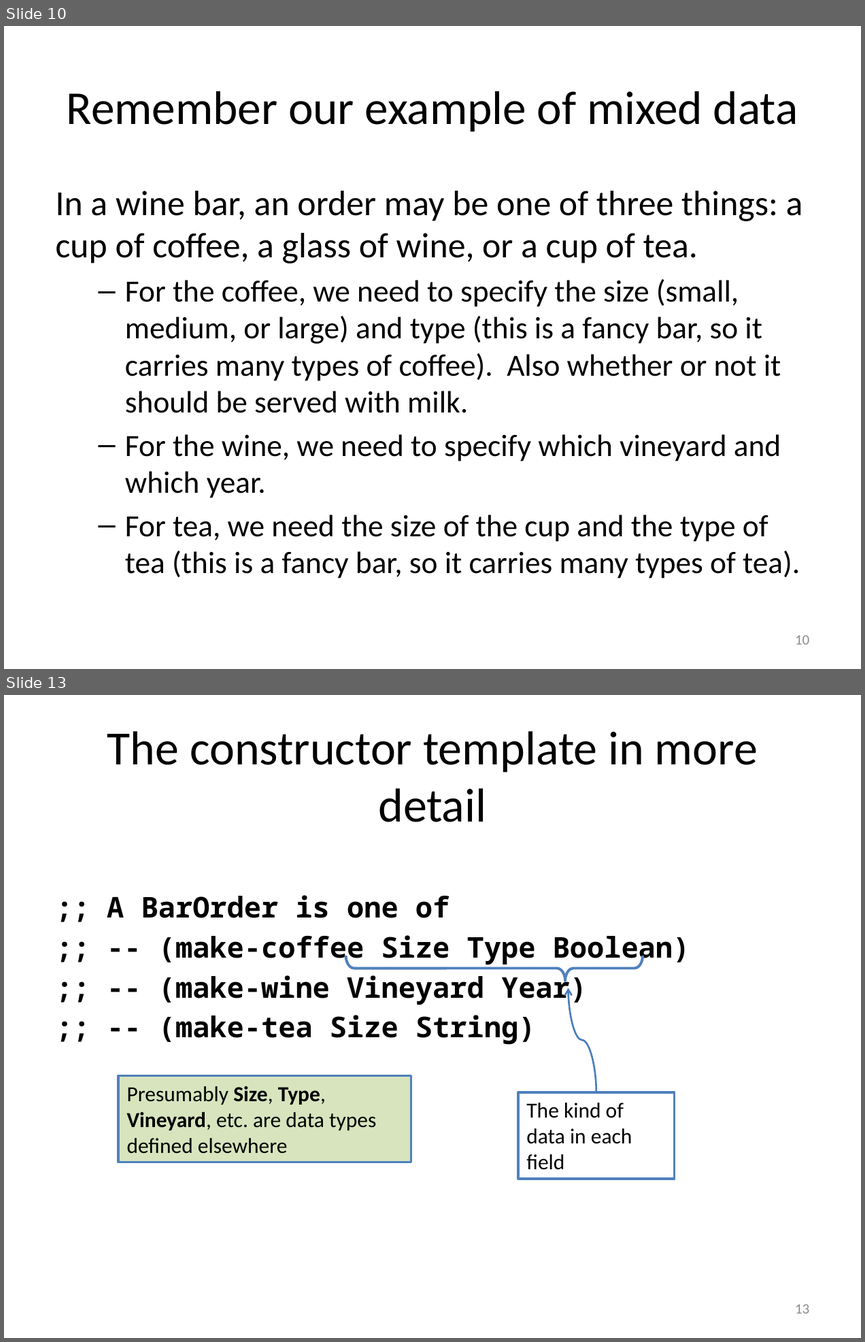
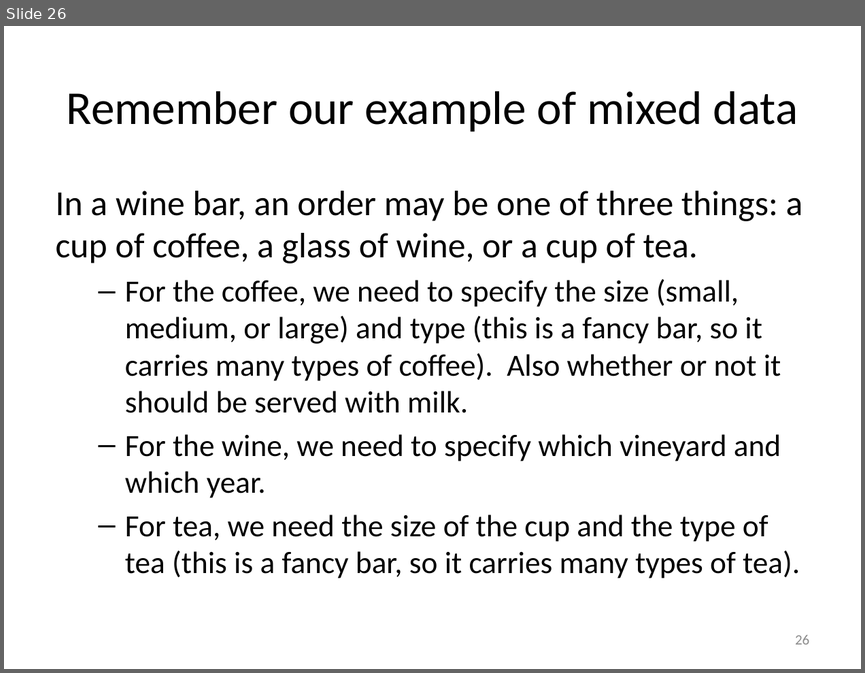
Before and after one commit to mwand/cs5010f17, a slide deck: Slides/Lesson 1.3 The Data Design Recipe.pptx. Shown one above the other, each under a label of ours: slides 10 and 13 before the commit, slide 26 after it; the slides between them are not shown. The pictures are 865x1342 and 865x673 pixels, drawn with LibreOffice and Linux fonts; fonts in the diff are those of the drawing. Boxes give left, top, right and bottom in pixels: in the first picture for what was removed or moved away, otherwise in the second. Text is boxed around its words. In the diff, an @@ line names an element or a change of style, - is before the commit and + after.

```diff
--- a/Slides/Lesson 1.3 The Data Design Recipe.pptx
+++ b/Slides/Lesson 1.3 The Data Design Recipe.pptx
@@ slide 13 removed at (4,695,861,1338), background #FFFFFF @@
@@ title removed at (47,721,818,828) @@
-The constructor template in more detail
@@ text removed at (107,895,690,1045) @@
-;; A BarOrder is one of
-;; -- (make-coffee Size Type Boolean)
-;; -- (make-wine Vineyard Year)
-;; -- (make-tea Size String)
@@ right brace removed at (345,955,642,980) @@
@@ curved arrow removed from (596, 1093) to (568, 988) @@
@@ rectangle removed at (118,1075,411,1162) @@
-Presumably Size, Type, Vineyard, etc. are data types defined elsewhere
@@ rectangle removed at (518,1093,674,1179) @@
-The kind of data in each field
@@ page number removed at (795,1304,809,1313) @@
-13
@@ what was slide 10 is now slide 26 @@
@@ page number at (795,635,809,644): text changed @@
-10
+26
```
Also in this commit, not shown: 9 slides changed, 17 slides added, 9 other slides removed, 10 other files.
